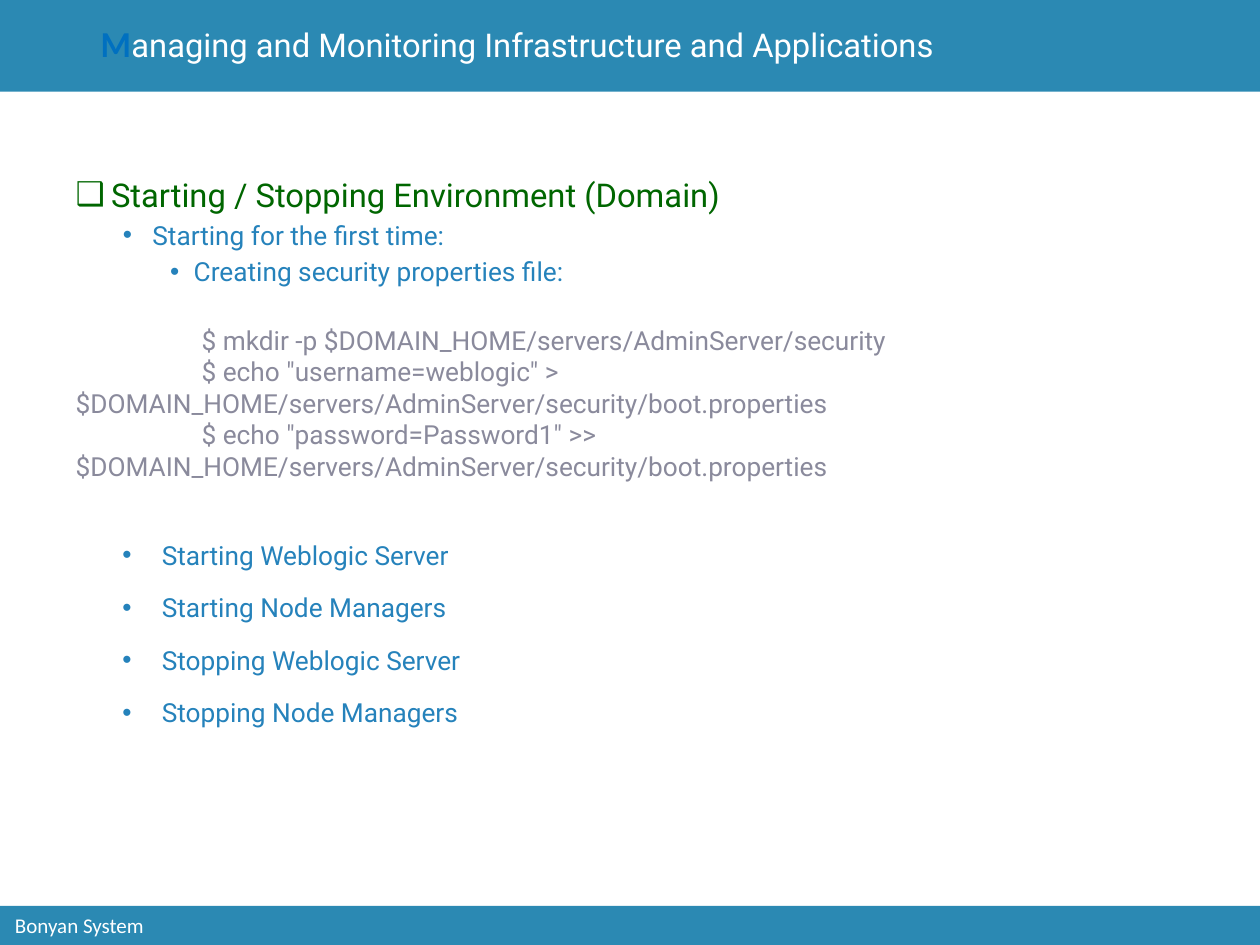
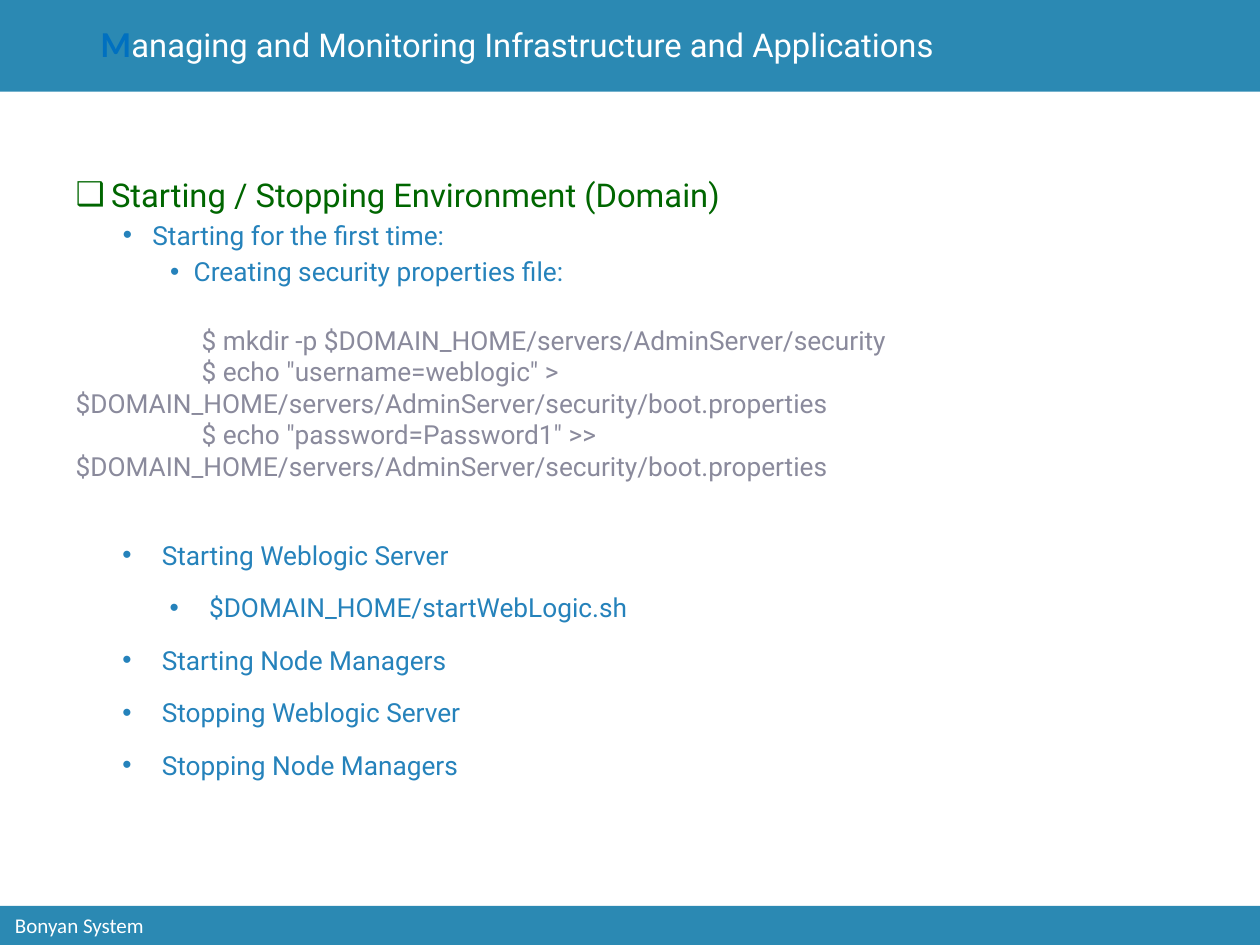
Before and after one commit to catcry/soaTraining, a slide deck: slide 22 of Presentation/soaTrainingPresentation.pptx (slide 21 before the commit). Drawn at 1260x945 pixels with LibreOffice and Linux fonts; fonts in the diff are those of the drawing; background and template pictures are left out. Boxes give left, top, right and bottom in pixels: in the first picture for what was removed or moved away, otherwise in the second. Text is boxed around its words. In the diff, an @@ line names an element or a change of style, - is before the commit and + after.

```diff
--- a/Presentation/soaTrainingPresentation.pptx
+++ b/Presentation/soaTrainingPresentation.pptx
@@ text at (209, 595, 627, 623): paragraph added @@
+        • $DOMAIN_HOME/startWebLogic.sh
```
Also in this commit, not shown: 3 other slides changed, 1 slide added.
